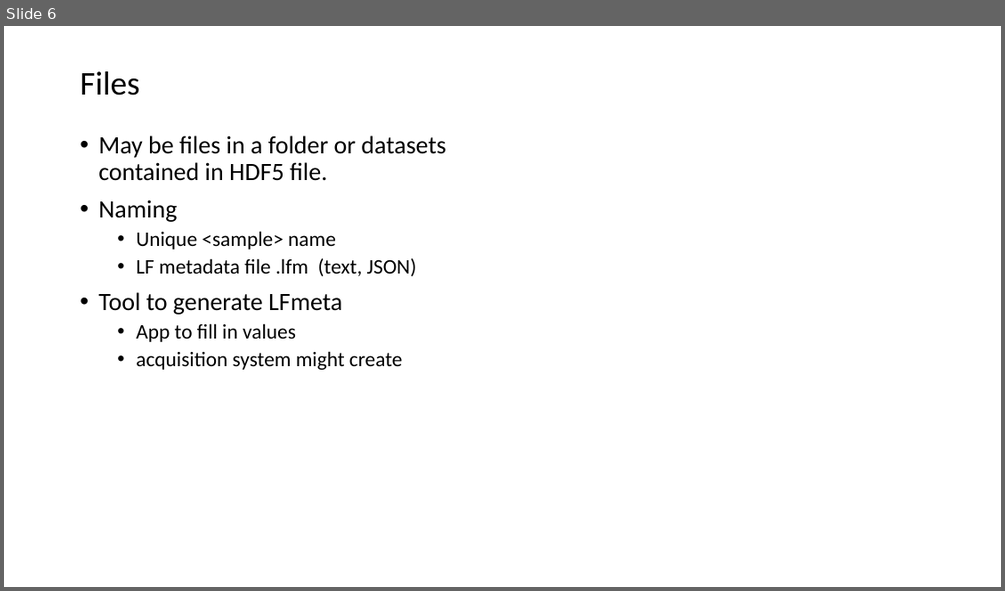
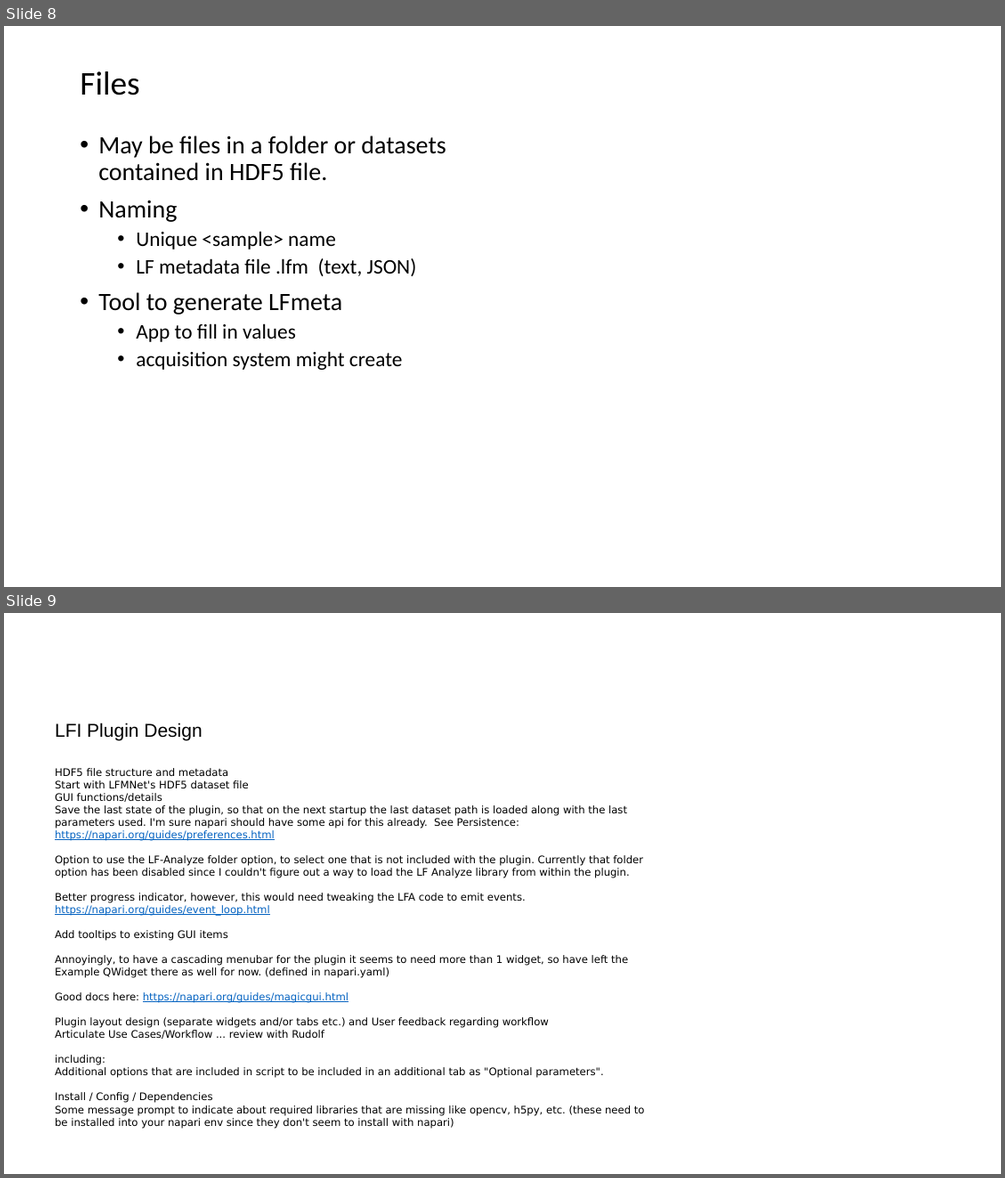
Before and after one commit to PolarizedLightFieldMicroscopy/Documents, a slide deck: LFI plugin/LFM Toolbox.pptx. Shown one above the other, each under a label of ours: slide 6 before the commit, slides 8 and 9 after it. The pictures are 1005x591 and 1005x1178 pixels, drawn with LibreOffice and Linux fonts; fonts in the diff are those of the drawing. Boxes give left, top, right and bottom in pixels: in the first picture for what was removed or moved away, otherwise in the second. Text is boxed around its words. In the diff, an @@ line names an element or a change of style, - is before the commit and + after.

```diff
--- a/LFI plugin/LFM Toolbox.pptx
+++ b/LFI plugin/LFM Toolbox.pptx
@@ slide 9 added at (4,613,1001,1174), background #FFFFFF @@
@@ text added at (55,722,645,1128), 10 pt, text #000000 @@
+LFI Plugin Design
+HDF5 file structure and metadata
+Start with LFMNet's HDF5 dataset file
+GUI functions/details
+Save the last state of the plugin, so that on the next startup the last dataset path is loaded along with the last parameters used. I'm sure napari should have some api for this already. See Persistence: https://napari.org/guides/preferences.html
+Option to use the LF-Analyze folder option, to select one that is not included with the plugin. Currently that folder option has been disabled since I couldn't figure out a way to load the LF Analyze library from within the plugin.
+Better progress indicator, however, this would need tweaking the LFA code to emit events.
+https://napari.org/guides/event_loop.html
+Add tooltips to existing GUI items
+Annoyingly, to have a cascading menubar for the plugin it seems to need more than 1 widget, so have left the Example QWidget there as well for now. (defined in napari.yaml)
+Good docs here: https://napari.org/guides/magicgui.html
+Plugin layout design (separate widgets and/or tabs etc.) and User feedback regarding workflow
+Articulate Use Cases/Workflow ... review with Rudolf
+including:
+Additional options that are included in script to be included in an additional tab as "Optional parameters".
+Install / Config / Dependencies
+Some message prompt to indicate about required libraries that are missing like opencv, h5py, etc. (these need to be installed into your napari env since they don't seem to install with napari)
@@ what was slide 6 is now slide 8 @@
```
Also in this commit, not shown: 2 other slides added.
